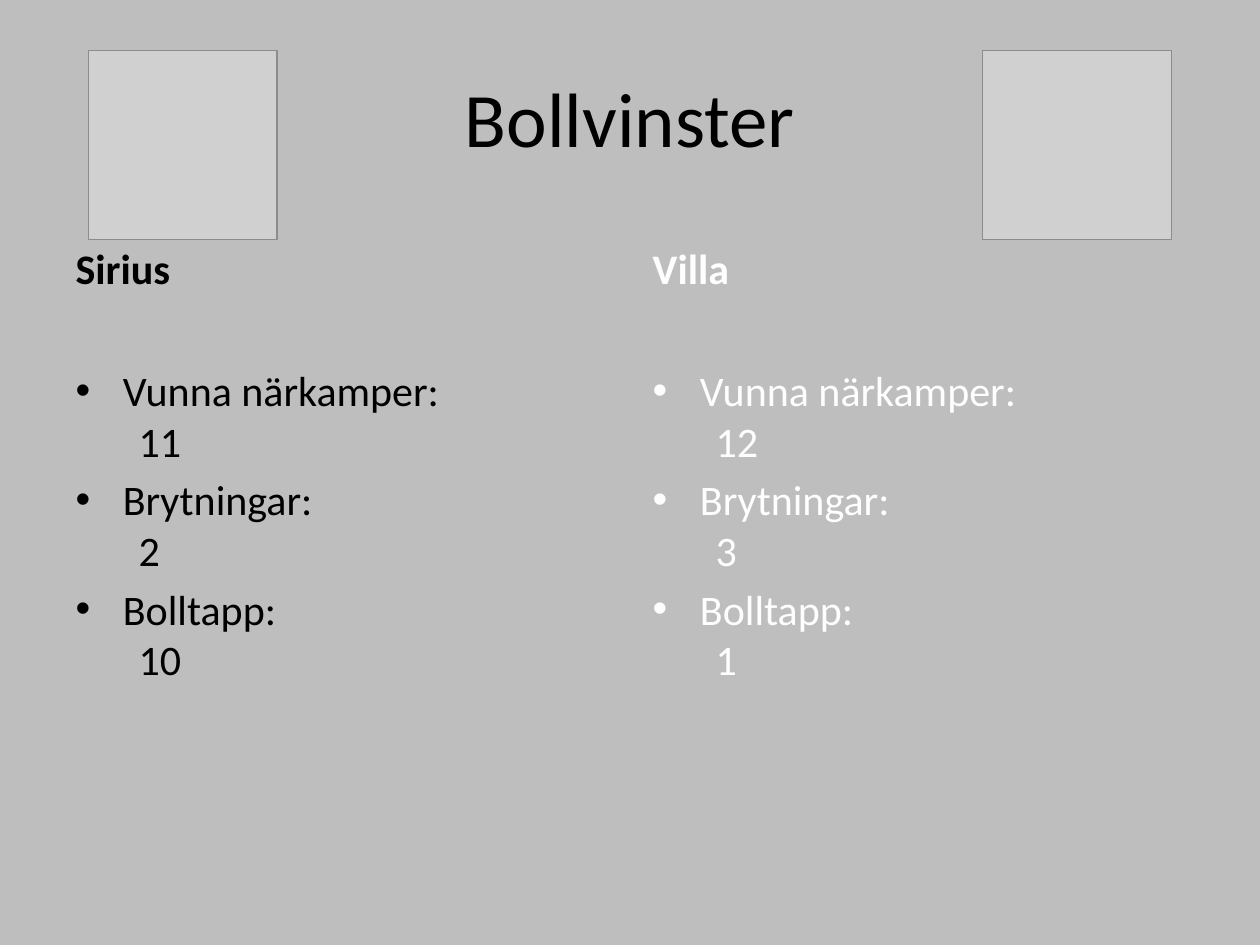
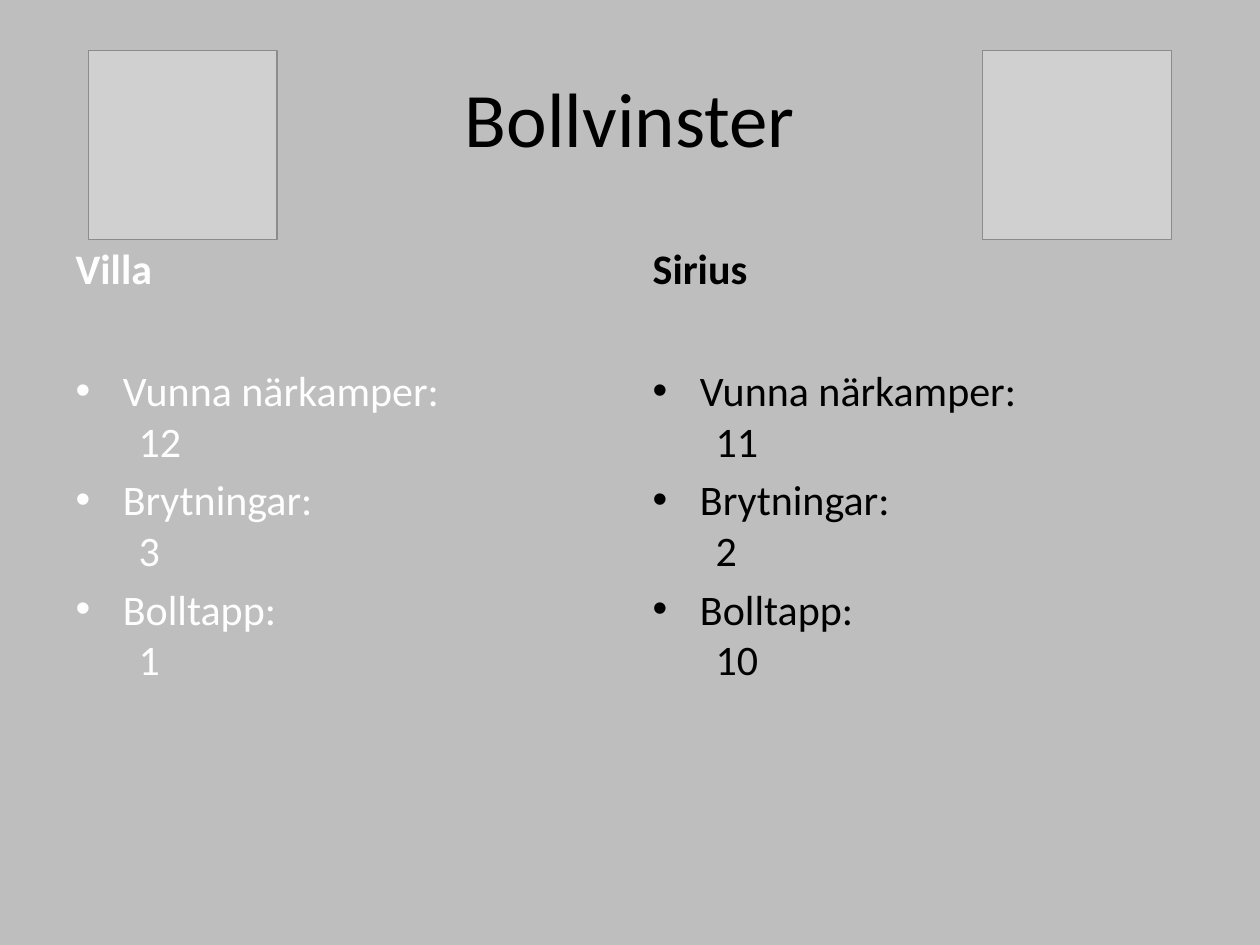
Before and after one commit to legendwk/sirius_bandy, a slide deck: slide 3 of powerpointer/matchrapporter/20220930 IK Sirius - Villa Lidköping halvlek 1 clean och 20220930 IK Sirius - Villa Lidköping halvlek 2 .pptx. Drawn at 1260x945 pixels with LibreOffice and Linux fonts; fonts in the diff are those of the drawing; grey boxes stand for pictures. Boxes give left, top, right and bottom in pixels: in the first picture for what was removed or moved away, otherwise in the second. Text is boxed around its words. In the diff, an @@ line names an element or a change of style, - is before the commit and + after.

```diff
--- a/powerpointer/matchrapporter/20220930 IK Sirius - Villa Lidköping halvlek 1 clean och 20220930 IK Sirius - Villa Lidköping halvlek 2 .pptx
+++ b/powerpointer/matchrapporter/20220930 IK Sirius - Villa Lidköping halvlek 1 clean och 20220930 IK Sirius - Villa Lidköping halvlek 2 .pptx
@@ text at [76,255,152,284]: text changed; text colour #000000 to #FFFEFE @@
-Sirius
+Villa
@@ text at [653,254,748,285]: text changed; text colour #FFFEFE to #000000 @@
-Villa
+Sirius
@@ text at [123,377,439,675]: text changed; text colour #000000 to #FFFEFE @@
-• Vunna närkamper:
-  11
-• Brytningar:
-  2
-• Bolltapp:
-  10
+• Vunna närkamper:
+  12
+• Brytningar:
+  3
+• Bolltapp:
+  1
@@ text at [700,377,1016,676]: text changed; text colour #FFFEFE to #000000 @@
-• Vunna närkamper:
-  12
-• Brytningar:
-  3
-• Bolltapp:
-  1
+• Vunna närkamper:
+  11
+• Brytningar:
+  2
+• Bolltapp:
+  10
```
Also in this commit, not shown: 5 other slides changed, 2 other files.
